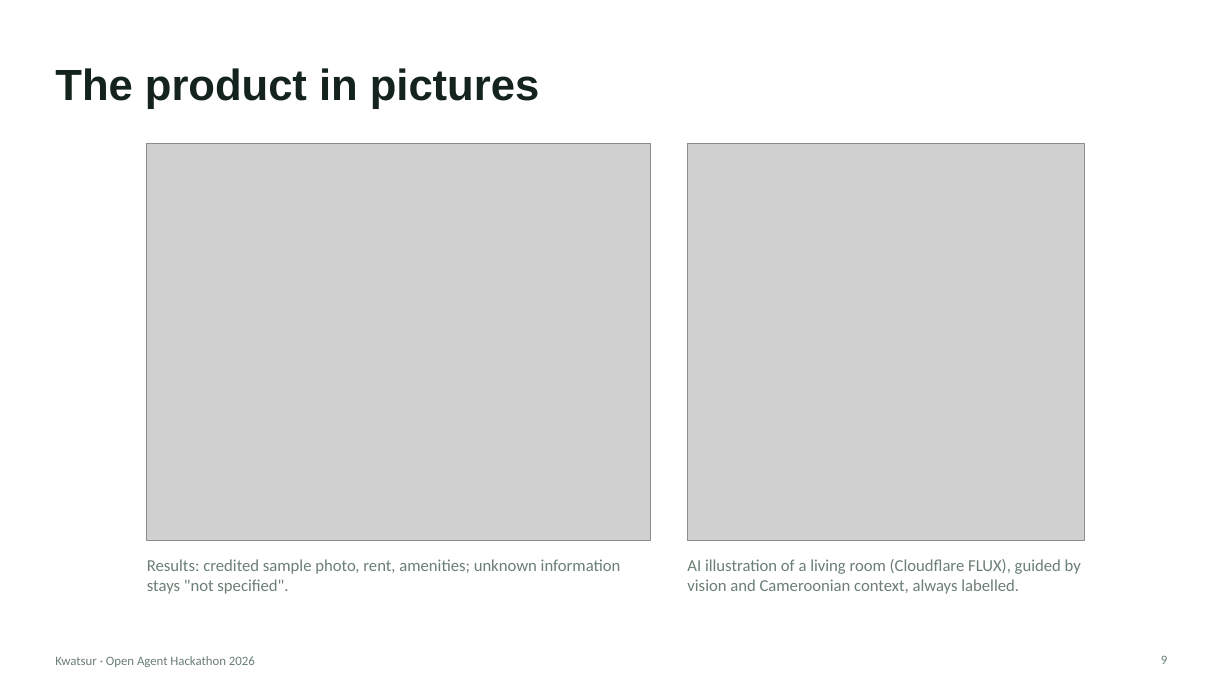
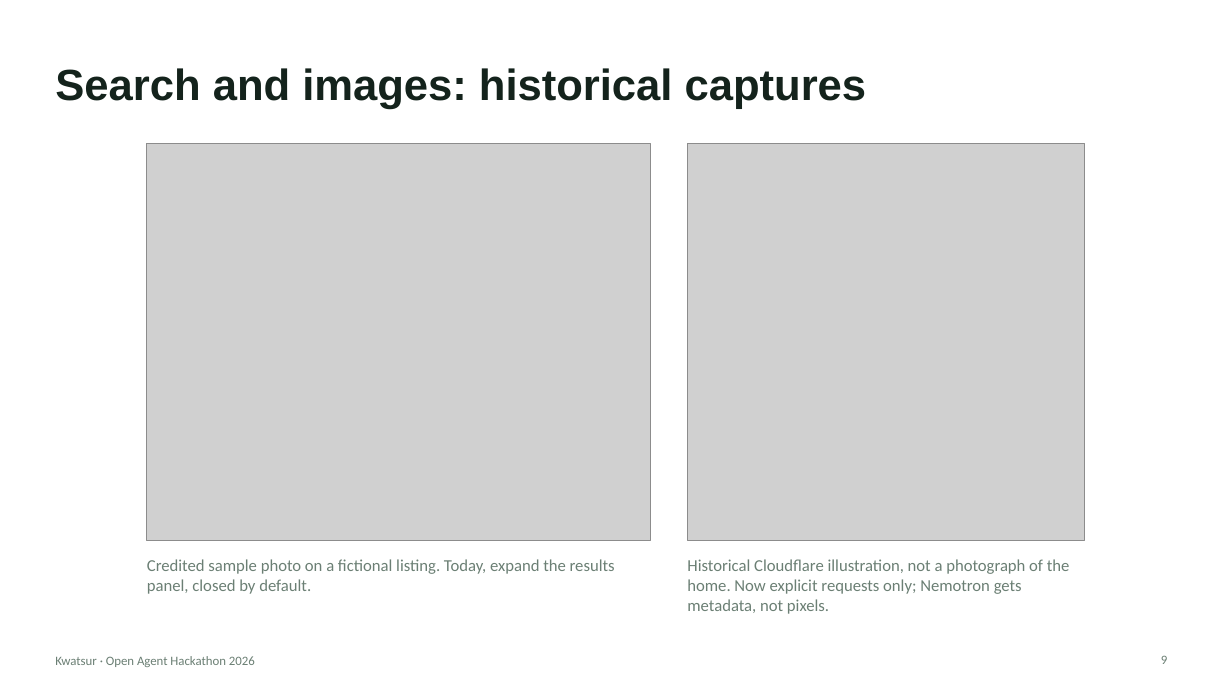
Before and after one commit to saoulforotheruse-tech/kwatsur, a slide deck: slide 9 of docs/doc_a_soumetre_pour_hackathon/en/04_kwatsur_presentation.pptx. Drawn at 1232x693 pixels with LibreOffice and Linux fonts; fonts in the diff are those of the drawing; grey boxes stand for pictures. Boxes give left, top, right and bottom in pixels: in the first picture for what was removed or moved away, otherwise in the second. Text is boxed around its words. In the diff, an @@ line names an element or a change of style, - is before the commit and + after.

```diff
--- a/docs/doc_a_soumetre_pour_hackathon/en/04_kwatsur_presentation.pptx
+++ b/docs/doc_a_soumetre_pour_hackathon/en/04_kwatsur_presentation.pptx
@@ title at [55, 68, 867, 109]: text changed @@
-The product in pictures
+Search and images: historical captures
@@ text at [147, 559, 615, 594]: text changed @@
-Results: credited sample photo, rent, amenities; unknown information stays "not specified".
+Credited sample photo on a fictional listing. Today, expand the results panel, closed by default.
@@ text at [687, 559, 1070, 614]: text changed @@
-AI illustration of a living room (Cloudflare FLUX), guided by vision and Cameroonian context, always labelled.
+Historical Cloudflare illustration, not a photograph of the home. Now explicit requests only; Nemotron gets metadata, not pixels.
```
Also in this commit, not shown: 7 other slides changed, 2 slides added, 31 other files.
